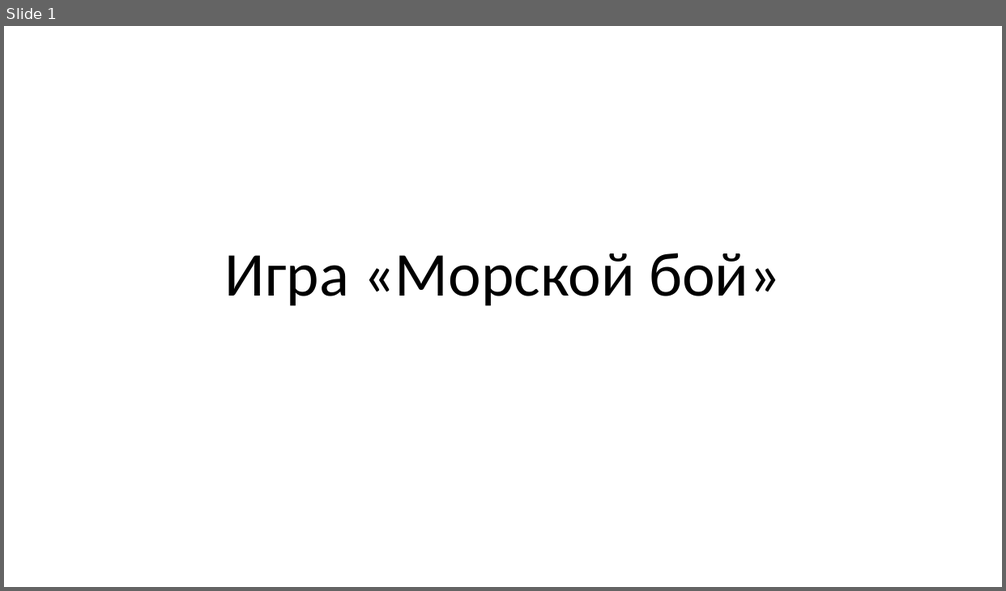
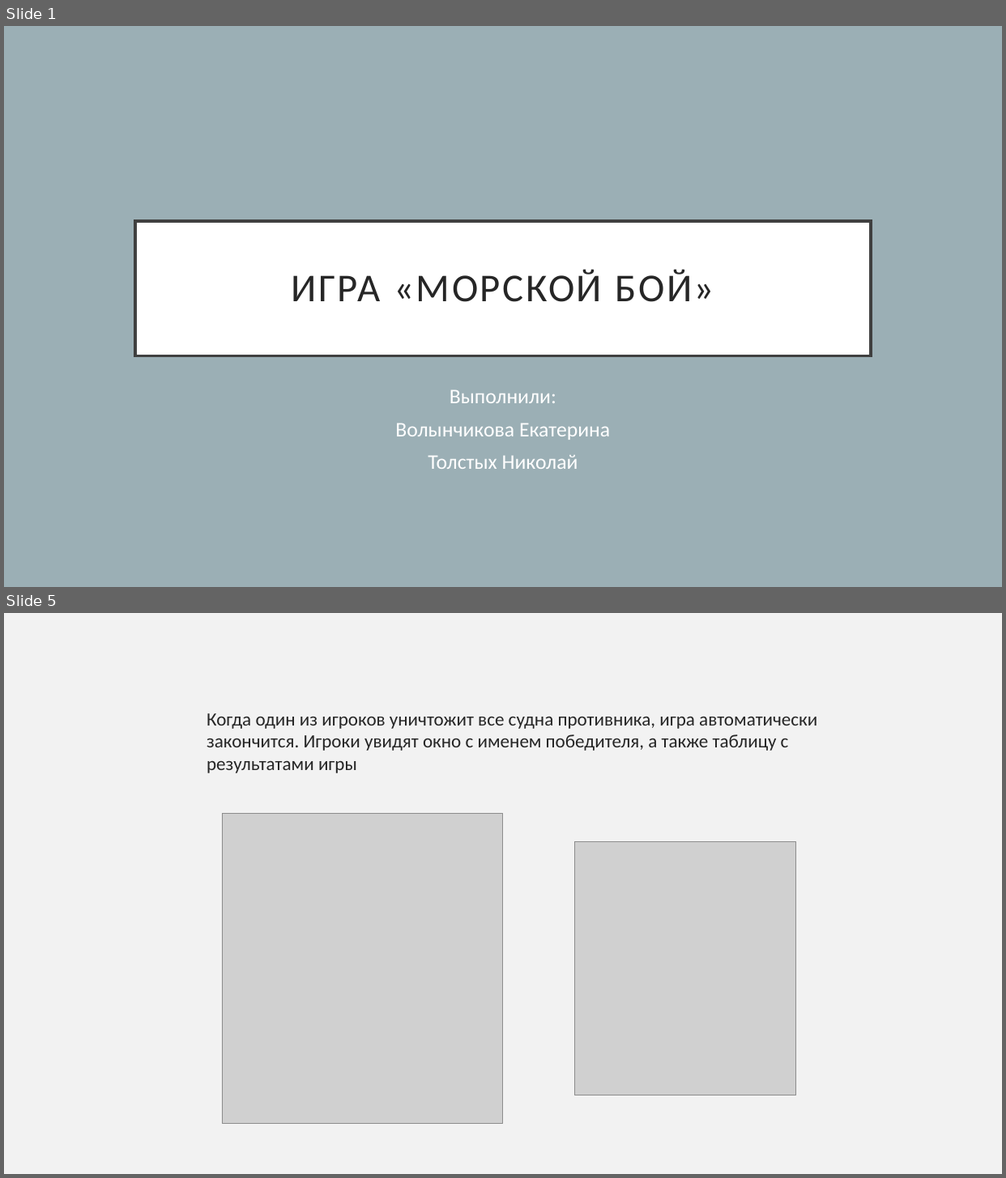
Before and after one commit to TheKolaysik/Game_MB, a slide deck: Igra_Morskoy_boy.pptx. Shown one above the other, each under a label of ours: slide 1 before the commit, slides 1 and 5 after it; the slides between them are not shown. The pictures are 1006x591 and 1006x1178 pixels, drawn with LibreOffice and Linux fonts; fonts in the diff are those of the drawing; grey boxes stand for pictures. Boxes give left, top, right and bottom in pixels: in the first picture for what was removed or moved away, otherwise in the second. Text is boxed around its words. In the diff, an @@ line names an element or a change of style, - is before the commit and + after.

```diff
--- a/Igra_Morskoy_boy.pptx
+++ b/Igra_Morskoy_boy.pptx
@@ slide 5 added at (4,613,1002,1174), background #F2F2F2 @@
@@ text added at (206,713,817,773), 18 pt, text #262626 @@
+Когда один из игроков уничтожит все судна противника, игра автоматически закончится. Игроки увидят окно с именем победителя, а также таблицу с результатами игры
@@ picture added at (223,814,503,1124) @@
@@ picture added at (575,842,796,1096) @@
@@ slide 1 changed as well @@
@@ background #FFFFFF to #9BAFB5 @@
@@ title "ИГРА «МОРСКОЙ БОЙ»": place and size @@
-title "ИГРА «МОРСКОЙ БОЙ»" at (225,253,781,306)
+title "ИГРА «МОРСКОЙ БОЙ»" at (135,221,871,356)
@@ title "ИГРА «МОРСКОЙ БОЙ»" at (135,221,871,356): vertical alignment bottom to middle; fill none to #FFFFFF; outline none to #404040 3 pt @@
@@ title at (291,269,714,302): text changed; size 60 to 38 pt; text colour #000000 to #262626 @@
-Игра «Морской бой»
+ИГРА «МОРСКОЙ БОЙ»
@@ subtitle added at (395,390,610,469), 20 pt, text #FFFFFF @@
+Выполнили:
+Волынчикова Екатерина
+Толстых Николай
```
Also in this commit, not shown: 4 other slides added, 2 slides removed.
